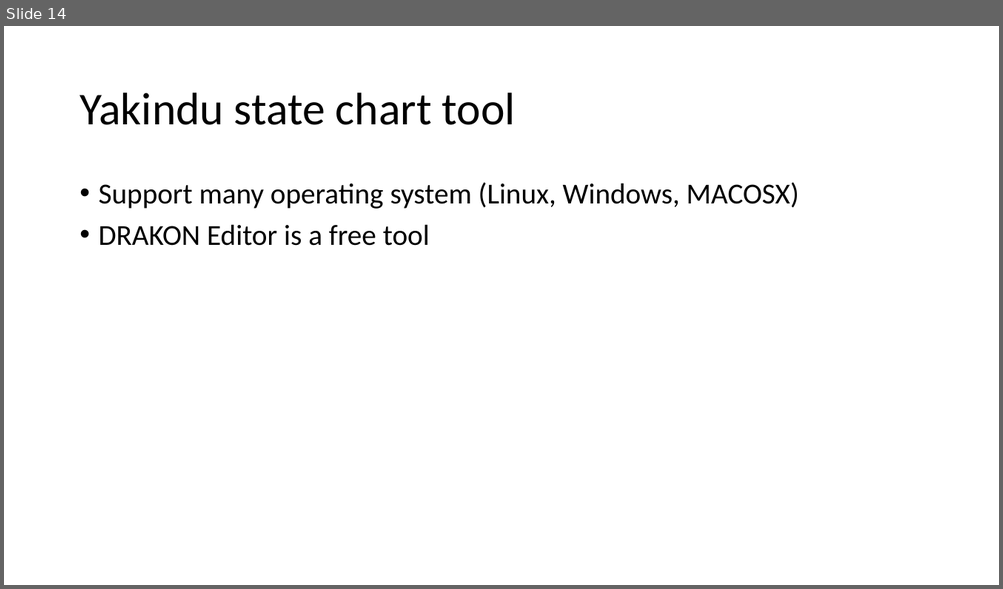
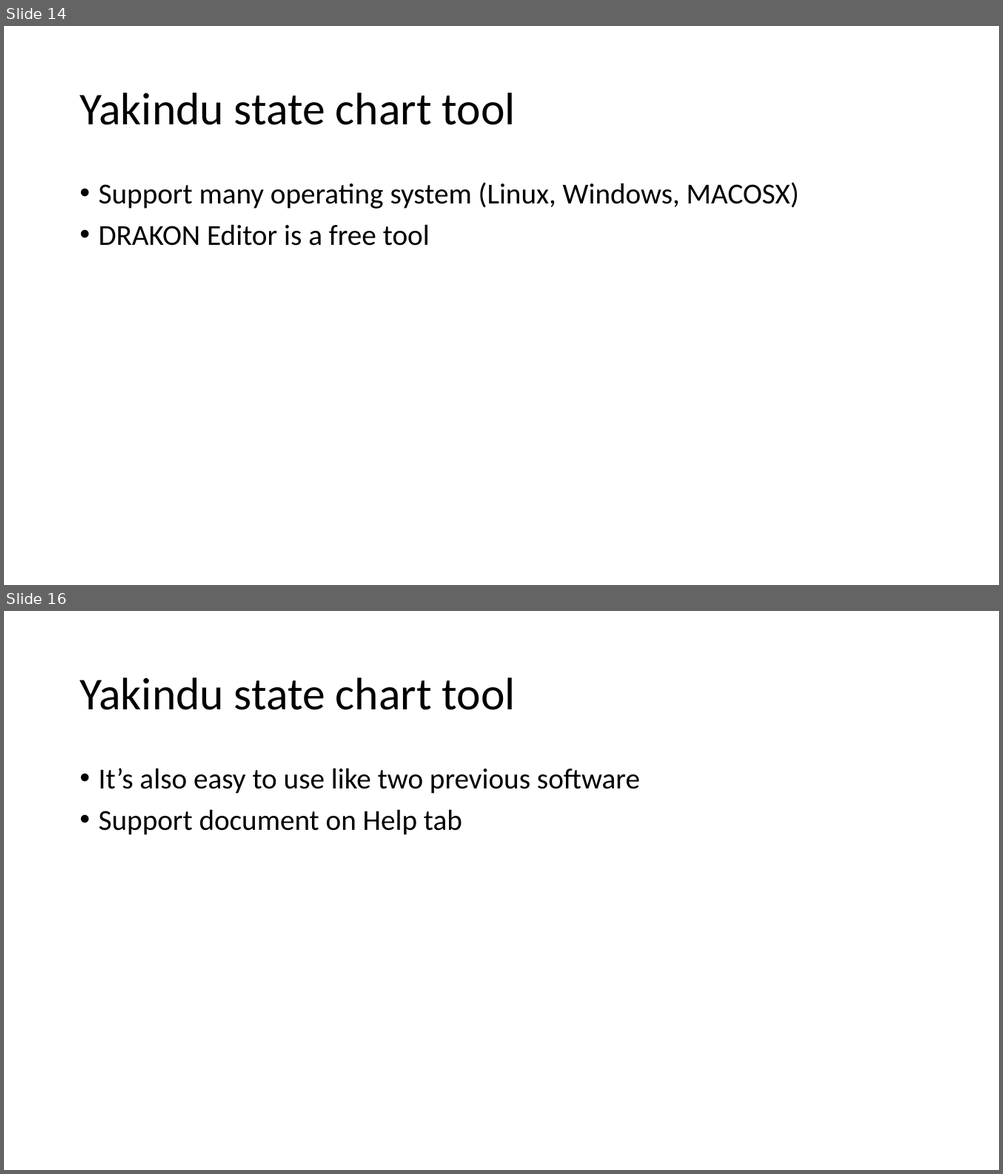
Before and after one commit to tearpolaris/Linux, a slide deck: QT CREATOR.pptx. Shown one above the other, each under a label of ours: slide 14 before the commit, slides 14 and 16 after it; the slides between them are not shown. The pictures are 1003x589 and 1003x1174 pixels, drawn with LibreOffice and Linux fonts; fonts in the diff are those of the drawing; background and template pictures are left out. Boxes give left, top, right and bottom in pixels: in the first picture for what was removed or moved away, otherwise in the second. Text is boxed around its words. In the diff, an @@ line names an element or a change of style, - is before the commit and + after.

```diff
--- a/QT CREATOR.pptx
+++ b/QT CREATOR.pptx
@@ slide 16 added at bbox=[4, 611, 999, 1170], background #FFFFFF @@
@@ title added at bbox=[79, 678, 515, 710], 44 pt, text #000000 @@
+Yakindu state chart tool
@@ text added at bbox=[99, 768, 640, 835], 28 pt, text #000000 @@
+• It’s also easy to use like two previous software
+• Support document on Help tab
```
Also in this commit, not shown: 1 slide changed.
